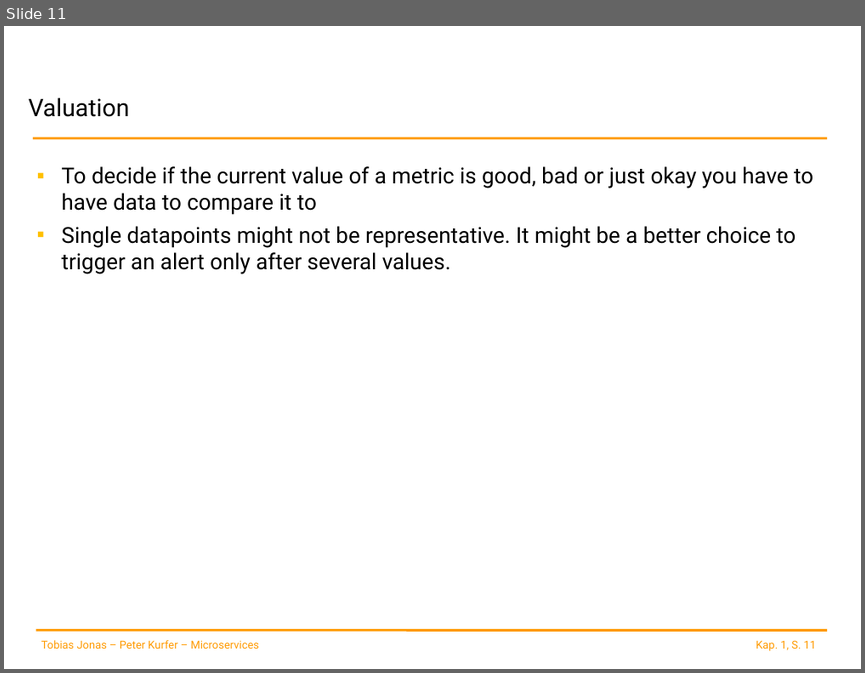
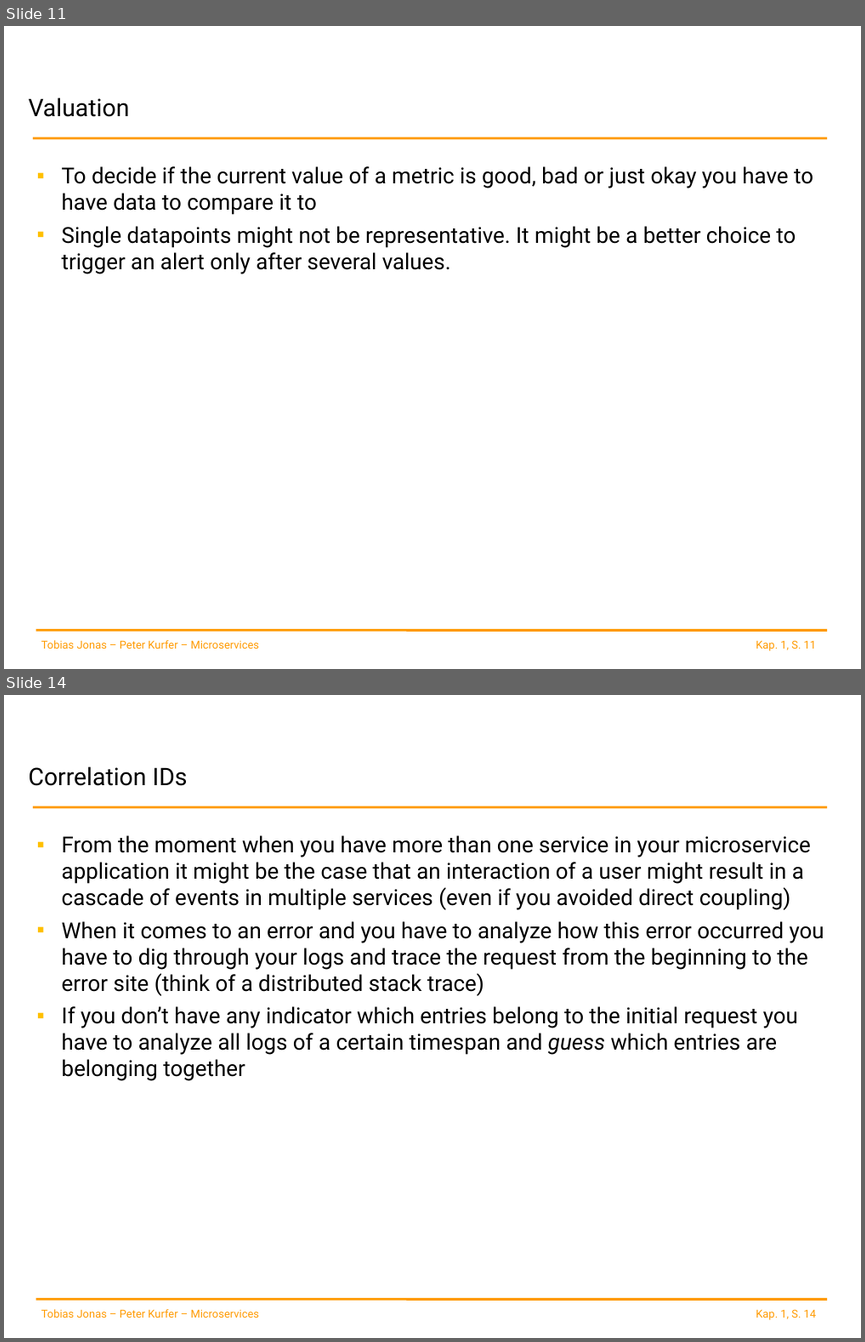
Before and after one commit to spoeck/Lectures, a slide deck: 08-Logging-Monitoring/08-Logging-Monitoring.pptx. Shown one above the other, each under a label of ours: slide 11 before the commit, slides 11 and 14 after it; the slides between them are not shown. The pictures are 865x673 and 865x1342 pixels, drawn with LibreOffice and Linux fonts; fonts in the diff are those of the drawing; background and template pictures are left out. Boxes give left, top, right and bottom in pixels: in the first picture for what was removed or moved away, otherwise in the second. Text is boxed around its words. In the diff, an @@ line names an element or a change of style, - is before the commit and + after.

```diff
--- a/08-Logging-Monitoring/08-Logging-Monitoring.pptx
+++ b/08-Logging-Monitoring/08-Logging-Monitoring.pptx
@@ slide 14 added at (4, 695, 861, 1338), background #FFFFFF; not listed: 4 template elements that a slide beside it also shows @@
@@ title added at (29, 766, 188, 786), 20.3 pt, text #000000 @@
+Correlation IDs
@@ text added at (62, 835, 824, 1081), 18.5 pt, text #000000 @@
+▪ From the moment when you have more than one service in your microservice application it might be the case that an interaction of a user might result in a cascade of events in multiple services (even if you avoided direct coupling)
+▪ When it comes to an error and you have to analyze how this error occurred you have to dig through your logs and trace the request from the beginning to the error site (think of a distributed stack trace)
+▪ If you don’t have any indicator which entries belong to the initial request you have to analyze all logs of a certain timespan and guess which entries are belonging together
```
Also in this commit, not shown: 2 slides changed, 3 other slides added.
